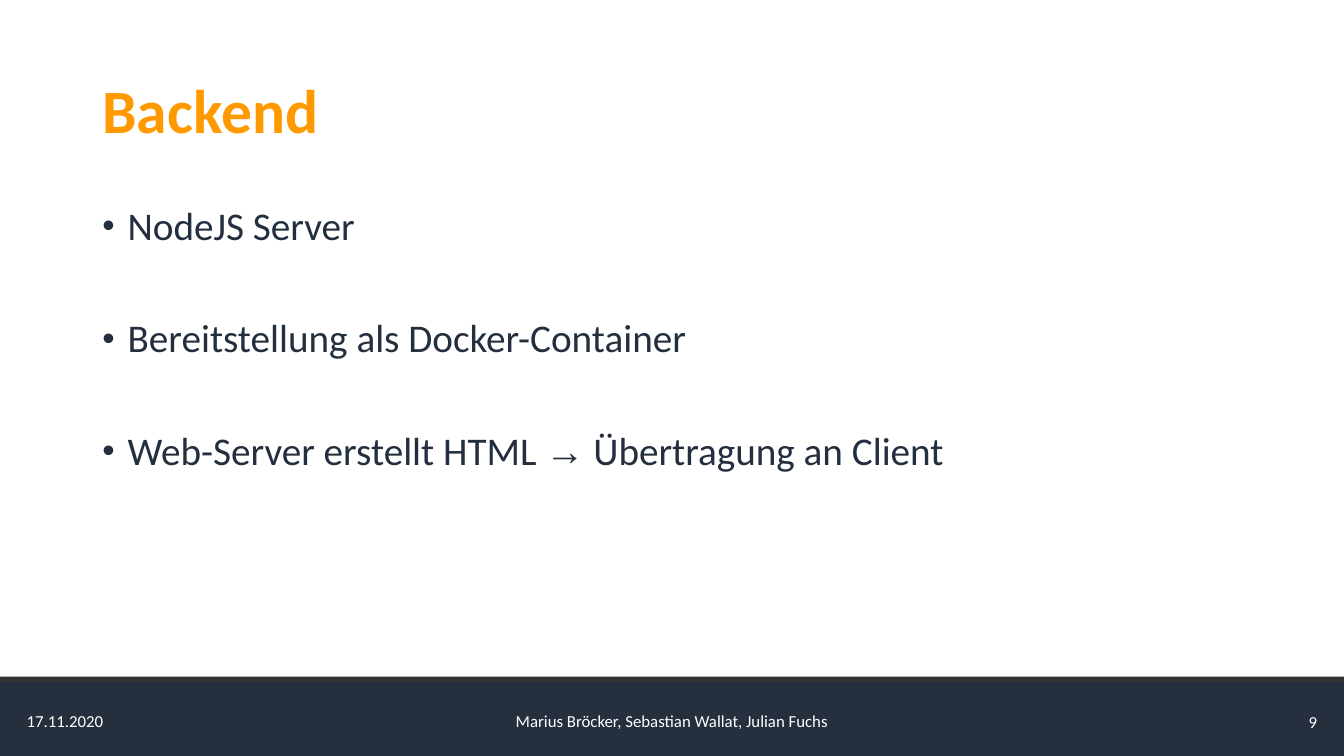
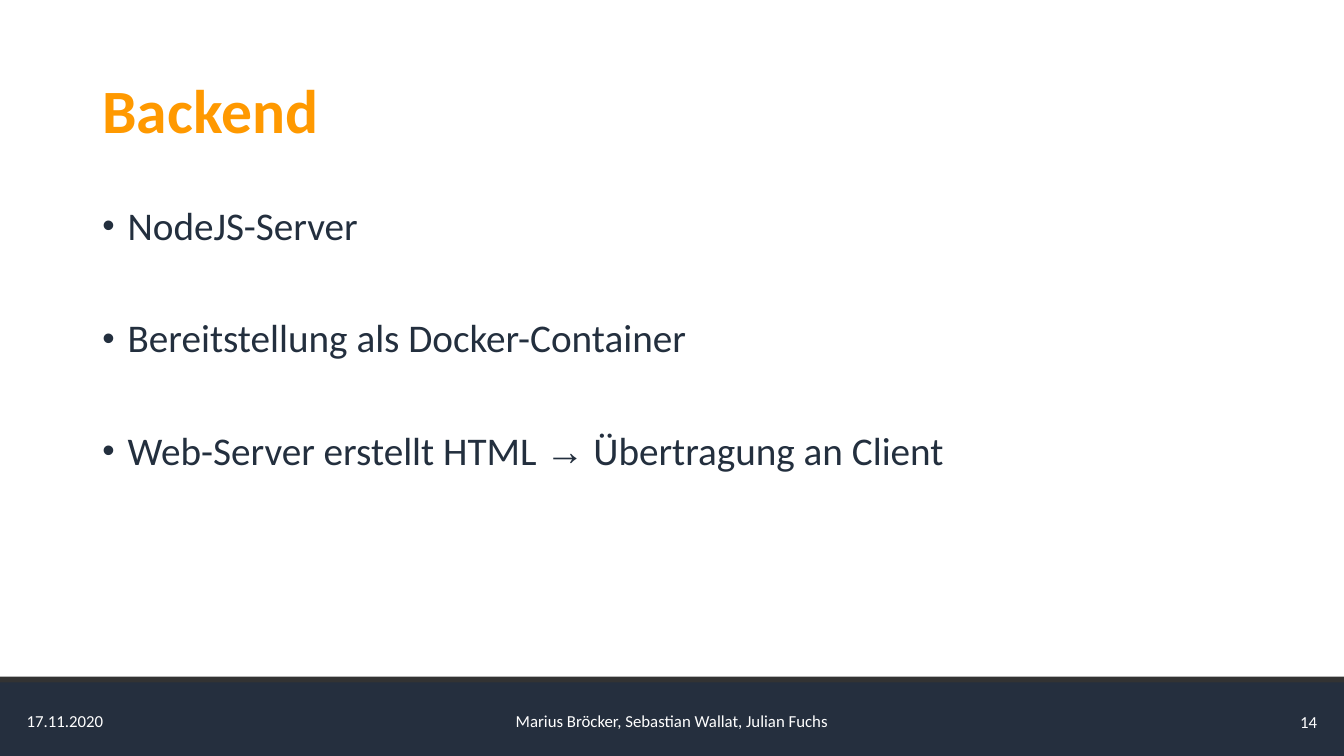
Before and after one commit to AlgorithmicEntropy/AWS_Translate_Polly, a slide deck: slide 14 of presentation/Presentation.pptx (slide 9 before the commit). Drawn at 1344x756 pixels with LibreOffice and Linux fonts; fonts in the diff are those of the drawing. Boxes give left, top, right and bottom in pixels: in the first picture for what was removed or moved away, otherwise in the second. Text is boxed around its words. In the diff, an @@ line names an element or a change of style, - is before the commit and + after.

```diff
--- a/presentation/Presentation.pptx
+++ b/presentation/Presentation.pptx
@@ text at box(128, 212, 358, 241): text changed @@
-• NodeJS Server
+• NodeJS-Server
@@ page number at box(1300, 717, 1317, 728): text changed @@
-9
+14
```
Also in this commit, not shown: 2 other slides changed, 5 slides added.
